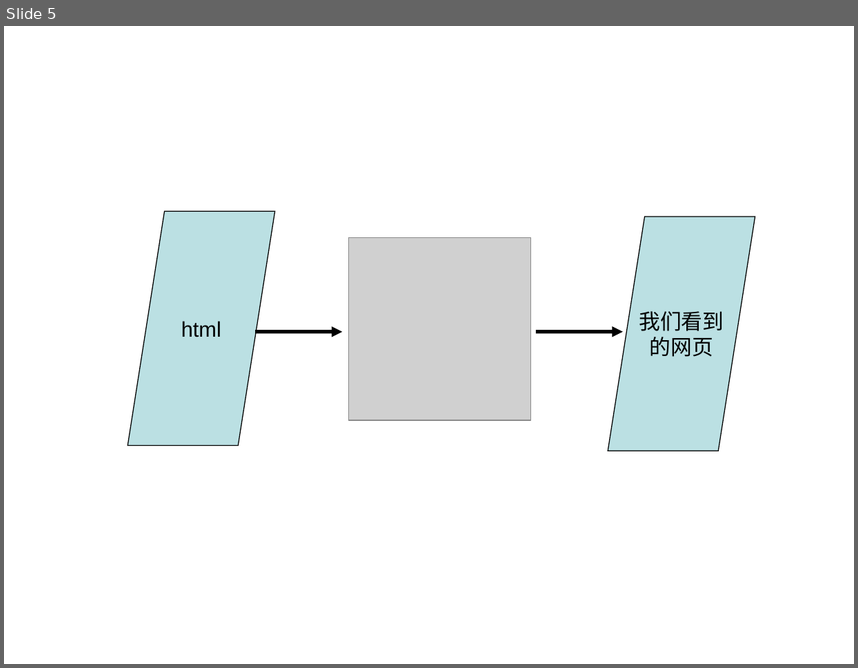
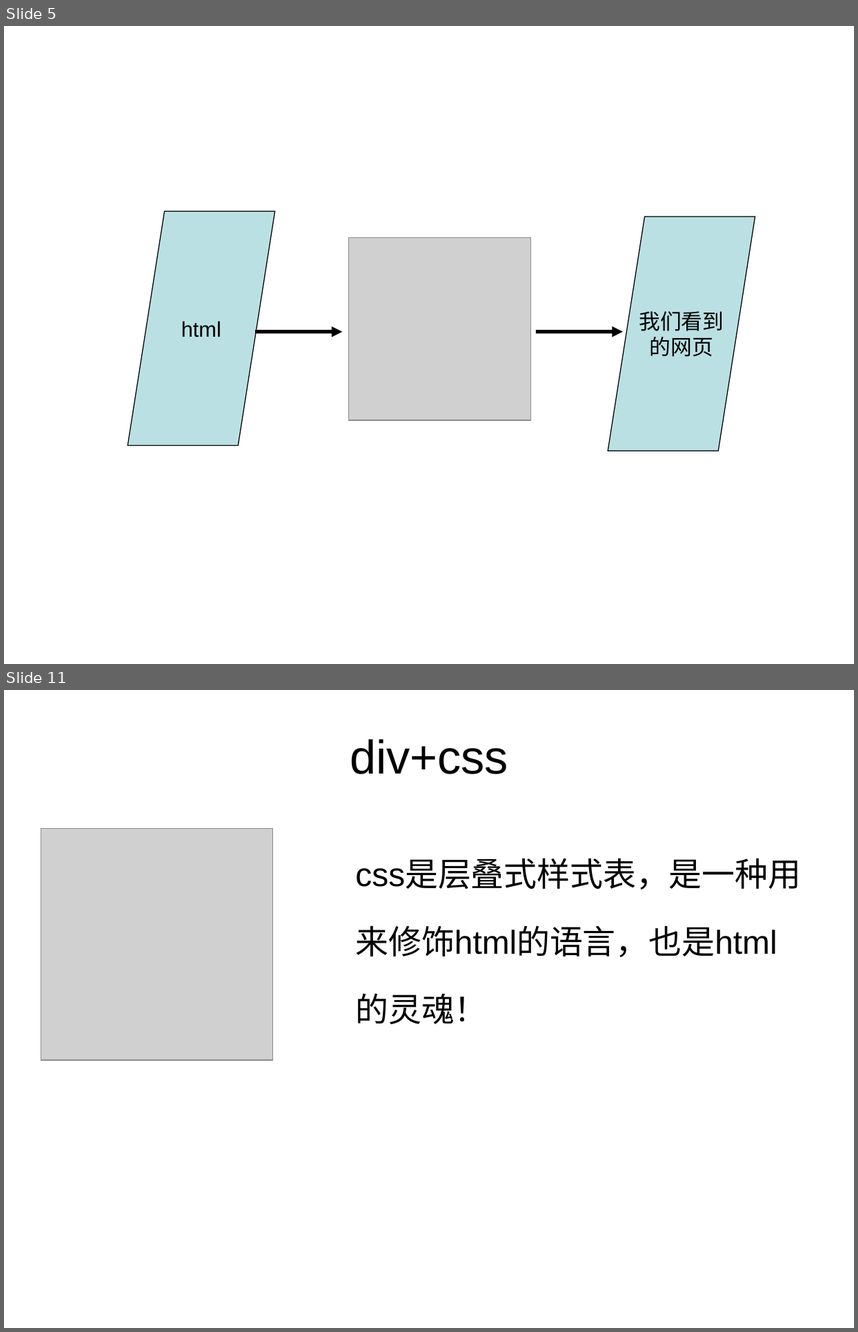
Before and after one commit to gagaprince/learn_fe_for_kd, a slide deck: 初识前端-html.ppt. Shown one above the other, each under a label of ours: slide 5 before the commit, slides 5 and 11 after it; the slides between them are not shown. The pictures are 858x668 and 858x1332 pixels, drawn with LibreOffice and Linux fonts; fonts in the diff are those of the drawing; grey boxes stand for pictures; background and template pictures are left out. Boxes give left, top, right and bottom in pixels: in the first picture for what was removed or moved away, otherwise in the second. Text is boxed around its words. In the diff, an @@ line names an element or a change of style, - is before the commit and + after.

```diff
--- a/初识前端-html.ppt
+++ b/初识前端-html.ppt
@@ slide 11 added at bbox=[4, 690, 854, 1328], background picture (left out) @@
@@ title added at bbox=[350, 739, 508, 774], 40 pt, text #000000 @@
+div+css
@@ picture added at bbox=[41, 829, 272, 1061] @@
@@ text added at bbox=[355, 860, 801, 957], 28 pt, text #000000 @@
+css是层叠式样式表，是一种用来修饰html的语言，也是html的灵魂！
```
Also in this commit, not shown: 10 other slides added, 17 other files.
